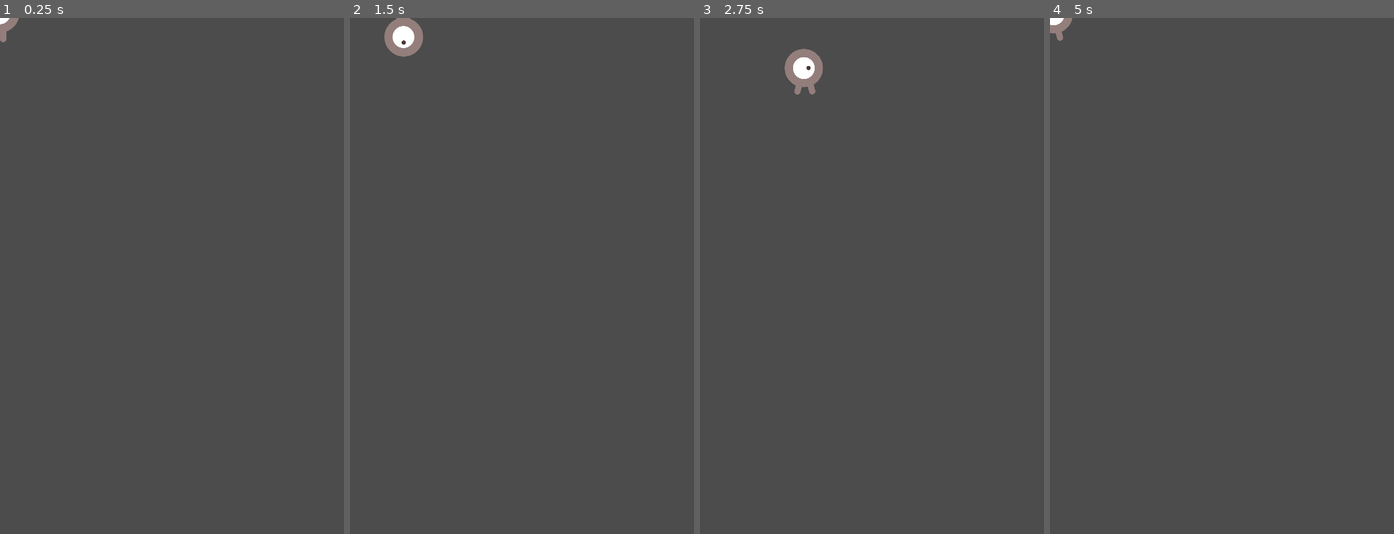
Above: before the commit, frames 1-4 (left to right).
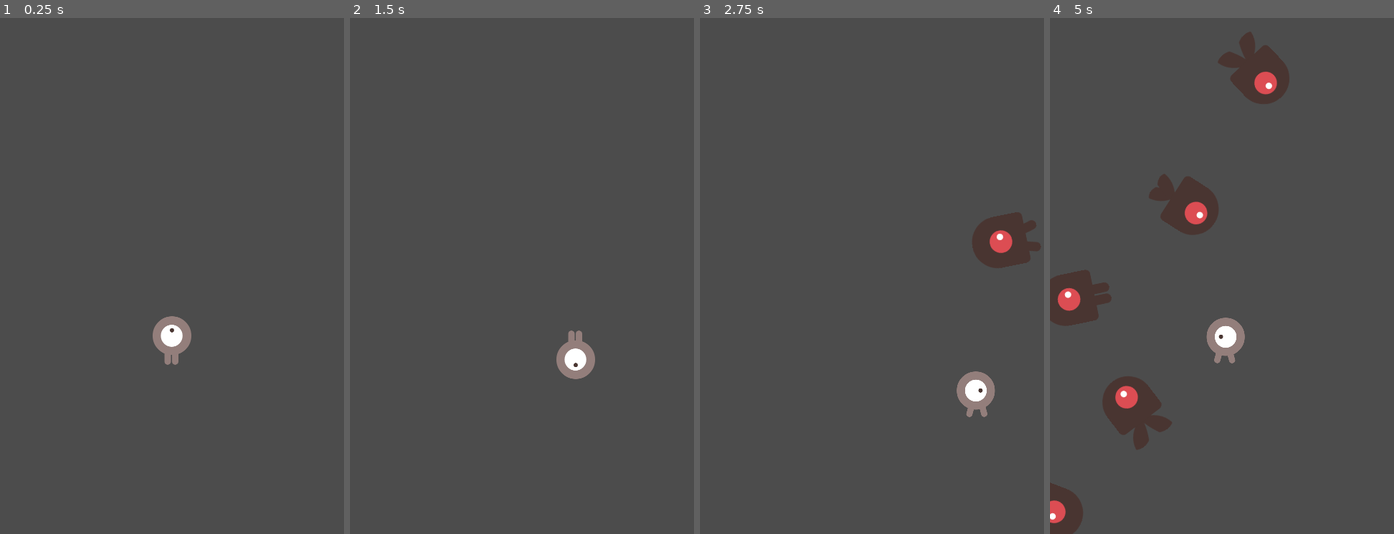
Above: after the commit, the same moments.

Repository: LaurieTrichet/godot-tutorials
Game: Godot game, scene res://Main.tscn
Two runs of this game, one before a commit and one after it. Both use one fixed random seed, a clock stepped at 60 frames per second and the inputs below. Before the commit the project has no main scene; this scene is started directly in both runs.
Inputs:
- Up to frame 1 (0.25 s): no input
- Up to frame 2 (1.5 s): tap Enter at 0.5 s; hold D (move_right) 0.53-1.28 s; hold S (move_down) from 1.28 s (still down)
- Up to frame 3 (2.75 s): release S (move_down) at 2.03 s; hold D (move_right) from 2.03 s (still down)
- Up to frame 4 (5 s): release D (move_right) at 2.78 s; hold W (move_up) 2.78-3.53 s; hold A (move_left) from 3.53 s (still down)

The runs differ from the first frame. In frame 1, 0.9% of the frame differs, in the area x 0-56%, y 0-68%; in frame 2, 1.4%; in frame 3, 2.9%; in frame 4, 7.7%, in the area x 0-70%, y 0-100%.

Commit message:
add main scene

Diff:
--- a/Main.gd
+++ b/Main.gd
@@ -3,16 +3,54 @@
 export (PackedScene) var mob_scene
 var score
 
-# Declare member variables here. Examples:
-# var a = 2
-# var b = "text"
+
+func _ready():
+	randomize()
+	start_game()
 
 
-# Called when the node enters the scene tree for the first time.
-func _ready():
-	randomize()
+func _on_Player_hit():
+	game_over()
 
 
-# Called every frame. 'delta' is the elapsed time since the previous frame.
-#func _process(delta):
-#	pass
+func game_over():
+	$ScoreTimer.stop()
+	$MobTimer.stop()
+
+
+func start_game():
+	score = 0
+	$Player.start($StartPosition.position)
+	$StartTimer.start()
+
+
+func _on_MobTimer_timeout():
+	spawn_mob()
+
+
+func spawn_mob():
+	var mob = mob_scene.instance()
+
+	var spawn_position = $MobPath/MobSpawnLocation
+	spawn_position.offset = randi()
+	mob.position = spawn_position.position
+
+	var direction = spawn_position.rotation + PI/2
+	direction += rand_range(-PI / 4, PI / 4)
+	mob.rotation = direction
+
+	var speed = rand_range(150.0, 250.0)
+	var velocity = Vector2(speed, 0.0)
+	var rotated_velocity = velocity.rotated(direction)
+	print_debug(rotated_velocity)
+	mob.linear_velocity = rotated_velocity
+	add_child(mob)
+
+
+func _on_ScoreTimer_timeout():
+	score += 1
+
+
+func _on_StartTimer_timeout():
+	$ScoreTimer.start()
+	$MobTimer.start()
--- a/Main.tscn
+++ b/Main.tscn
@@ -1,7 +1,8 @@
-[gd_scene load_steps=4 format=2]
+[gd_scene load_steps=5 format=2]
 
 [ext_resource path="res://Player.tscn" type="PackedScene" id=1]
 [ext_resource path="res://Main.gd" type="Script" id=2]
+[ext_resource path="res://Mob.tscn" type="PackedScene" id=3]
 
 [sub_resource type="Curve2D" id=1]
 _data = {
@@ -10,6 +11,7 @@
 
 [node name="Main" type="Node"]
 script = ExtResource( 2 )
+mob_scene = ExtResource( 3 )
 
 [node name="Player" parent="." instance=ExtResource( 1 )]
 
@@ -30,3 +32,8 @@
 
 [node name="MobSpawnLocation" type="PathFollow2D" parent="MobPath"]
 position = Vector2( 0, 8 )
+
+[connection signal="hit" from="Player" to="." method="_on_Player_hit"]
+[connection signal="timeout" from="MobTimer" to="." method="_on_MobTimer_timeout"]
+[connection signal="timeout" from="ScoreTimer" to="." method="_on_ScoreTimer_timeout"]
+[connection signal="timeout" from="StartTimer" to="." method="_on_StartTimer_timeout"]
--- a/Mob.tscn
+++ b/Mob.tscn
@@ -32,7 +32,7 @@
 
 [node name="Mob" type="RigidBody2D"]
 collision_mask = 0
-mode = 3
+gravity_scale = 0.0
 script = ExtResource( 7 )
 __meta__ = {
 "_edit_group_": true
--- a/project.godot
+++ b/project.godot
@@ -11,6 +11,7 @@
 [application]
 
 config/name="Game- 1"
+run/main_scene="res://Main.tscn"
 config/icon="res://icon.png"
 
 [display]
